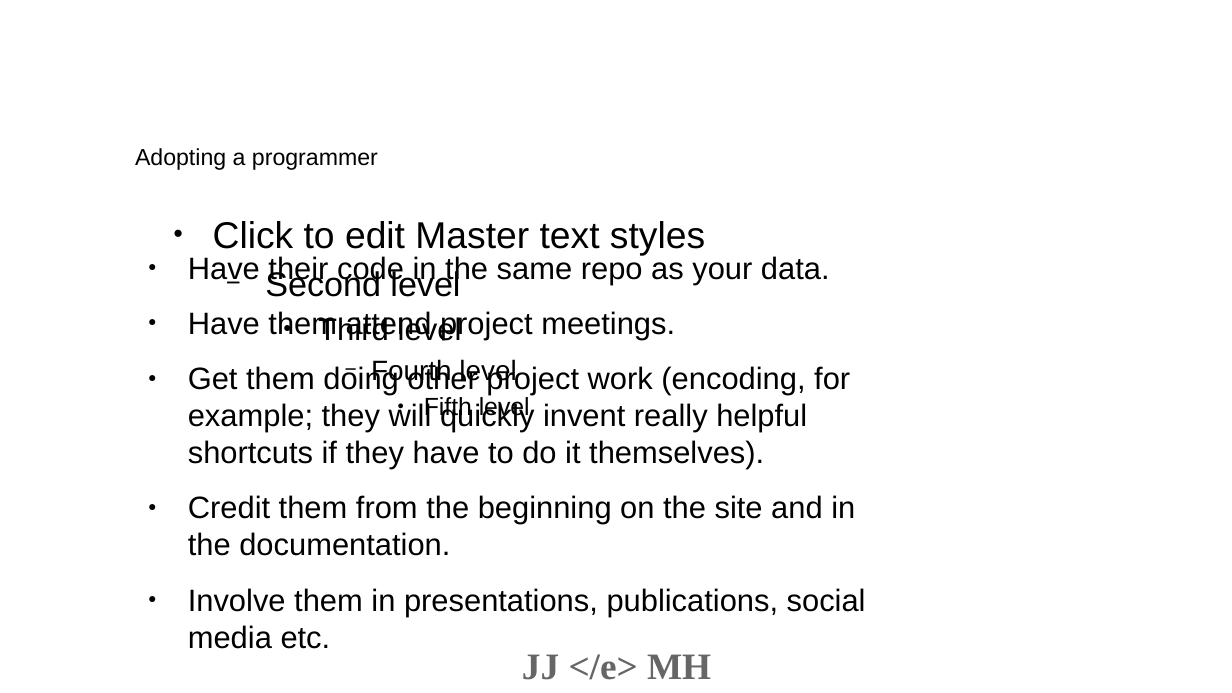
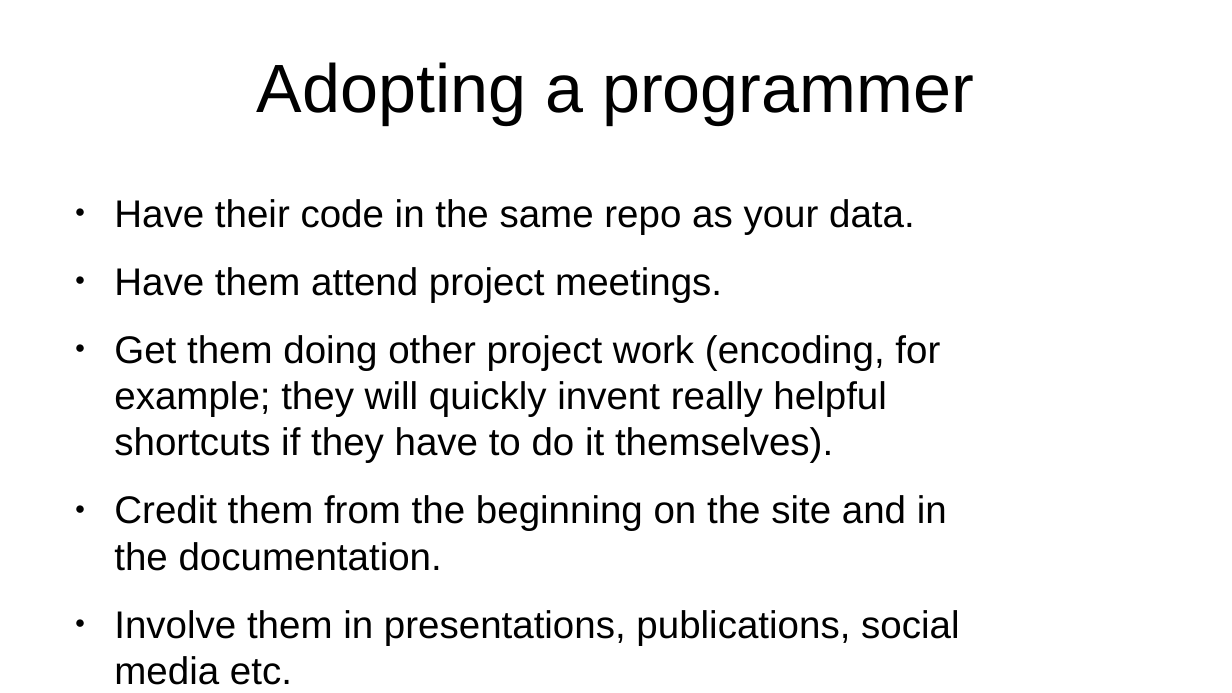
Before and after one commit to projectEndings/Endings, a slide deck: slide 13 of presentations/dhsi2019/talk_to_your_programmer.odp. Drawn at 1232x693 pixels with LibreOffice and Linux fonts; fonts in the diff are those of the drawing; background and template pictures are left out. Boxes give left, top, right and bottom in pixels: in the first picture for what was removed or moved away, otherwise in the second. Text is boxed around its words. In the diff, an @@ line names an element or a change of style, - is before the commit and + after.

```diff
--- a/presentations/dhsi2019/talk_to_your_programmer.odp
+++ b/presentations/dhsi2019/talk_to_your_programmer.odp
@@ title "Adopting a programmer": place and size @@
-title "Adopting a programmer" at bbox=[135, 148, 378, 170]
+title "Adopting a programmer" at bbox=[257, 62, 974, 125]
@@ title "Adopting a programmer" at bbox=[257, 62, 974, 125]: size 14.9 to 44 pt; alignment left to centre @@
@@ text "Have their code in the ...": place and size @@
-text "Have their code in the ..." at bbox=[188, 254, 866, 649]
+text "Have their code in the ..." at bbox=[114, 199, 959, 685]
@@ text "Have their code in the ..." at bbox=[114, 199, 959, 685]: size 19.9 to 24.8 pt; more space between paragraphs @@
@@ text removed at bbox=[213, 221, 705, 421] @@
-● Click to edit Master text styles
-  − Second level
-    ● Third level
-      − Fourth level
-        ● Fifth level
@@ text removed at bbox=[522, 654, 711, 680] @@
-JJ </e> MH
```
Also in this commit, not shown: 18 other slides changed, 2 other files.
